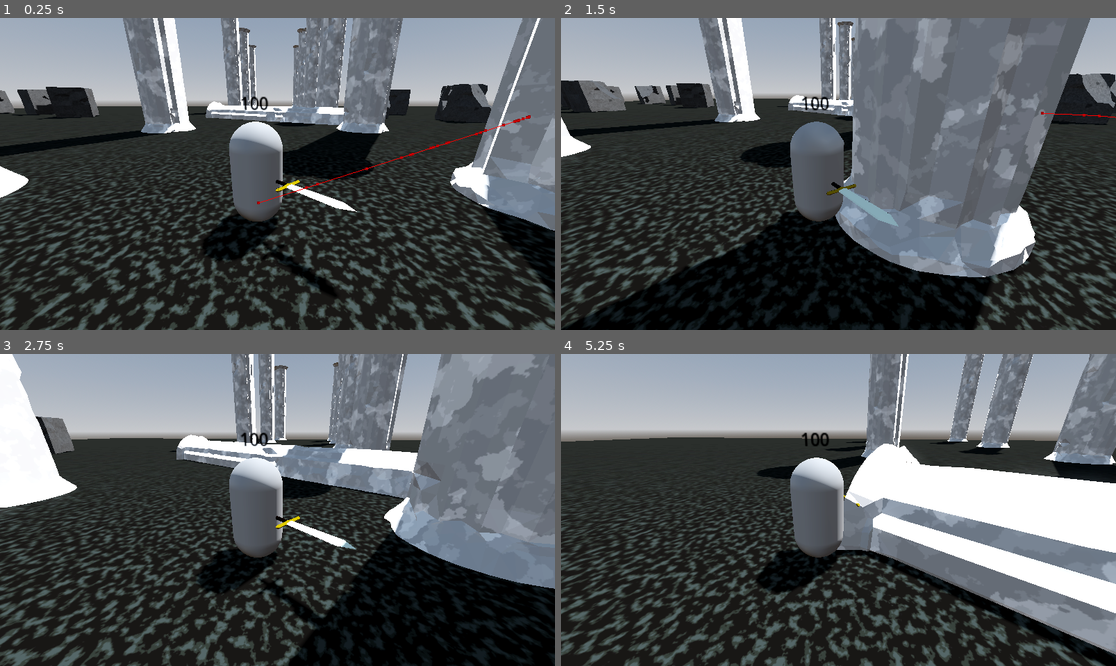
Above: before the commit, frames 1-4 (two rows, left to right).
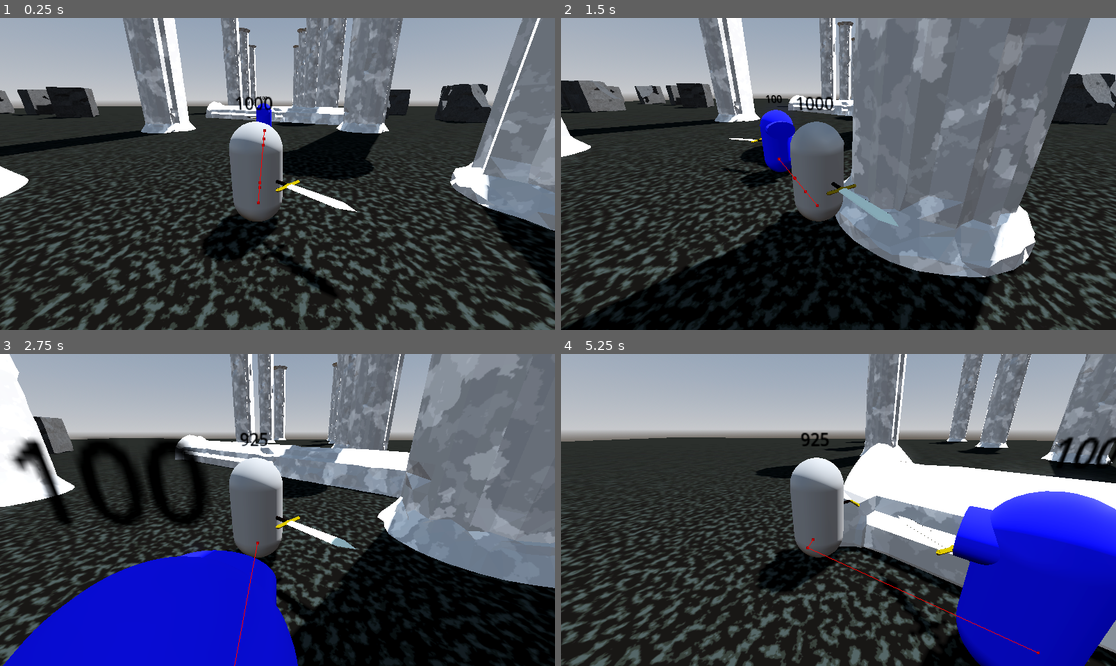
Above: after the commit, the same moments.

Repository: Kelvysb/Jogo_Aulas_Godot3D
Game: Godot game, scene res://Scenes/Stages/main.tscn
Same seed, same stepped clock (60 frames per second), same inputs: the game is played once before the commit and once after it.
Inputs (mouse positions are in pixels of both pictures, inside the frame that each line leads up to):
- Up to frame 1 (0.25 s): no input
- Up to frame 2 (1.5 s): move the mouse to (960, 158) at 0.52 s; hold D (right) 0.53-1.28 s; click (960, 158) at 0.6 s; tap Space (jump) at 0.77 s; move the mouse to (810, 174) at 1.27 s; hold W (up) from 1.28 s (still down); tap Shift (sprint) at 1.35 s
- Up to frame 3 (2.75 s): keep holding W (up); tap Space (jump) at 1.52 s; move the mouse to (288, 503) at 2.02 s; click (288, 503) at 2.1 s
- Up to frame 4 (5.25 s): keep holding W (up); move the mouse to (832, 516) at 2.77 s; tap Shift (sprint) at 2.85, 4.35 s; tap Space (jump) at 3.02, 3.77, 4.52 s; move the mouse to (877, 513) at 3.52 s; click (877, 513) at 3.6 s; move the mouse to (794, 506) at 4.27 s; move the mouse to (844, 510) at 5.02 s; click (844, 510) at 5.1 s

The runs differ from the first frame. In frame 1, 0.6% of the frame differs, in the area x 42-96%, y 24-60%; in frame 2, 1.6%; in frame 3, 33%; in frame 4, 33%, in the area x 0-100%, y 0-100%.

Commit message:
Aula Spawn e ondas

Diff:
--- a/guardiapath/Assets/Shaders/swordMat.tres
+++ b/guardiapath/Assets/Shaders/swordMat.tres
@@ -231,7 +231,6 @@
 
 }
 "
-graph_offset = Vector2(-341.849, 119.758)
 modes/diffuse = 3
 modes/specular = 1
 nodes/fragment/0/position = Vector2(1180, 340)
--- a/guardiapath/Characters/Enemies/Enemy.tscn
+++ b/guardiapath/Characters/Enemies/Enemy.tscn
@@ -20,7 +20,7 @@
 
 [sub_resource type="CapsuleShape3D" id="CapsuleShape3D_5l1ib"]
 
-[node name="Enemy" type="CharacterBody3D"]
+[node name="Enemy" type="CharacterBody3D" groups=["enemy"]]
 script = ExtResource("1_a5hts")
 
 [node name="CollisionShape3D" type="CollisionShape3D" parent="."]
--- a/guardiapath/Characters/Player/player.gd
+++ b/guardiapath/Characters/Player/player.gd
@@ -1,9 +1,12 @@
 extends CharacterBody3D
 class_name Player
 
-@export var Hp : int = 100
+@export var Hp : int = 1000
 @onready var weapon_sword: WeaponSword = $Geometry/WeaponSword
 @onready var hp_label: Label = $SubViewport/Control/HpLabel
+
+func _ready() -> void:
+	hp_label.text = str(Hp)
 
 func DamageTake(value : int):
 	Hp -= value
--- a/guardiapath/Scenes/Components/FollowTarget.tscn
+++ /dev/null
@@ -1,72 +0,0 @@
-[gd_scene load_steps=2 format=3 uid="uid://dqlpwhpx6o5pj"]
-
-[sub_resource type="GDScript" id="GDScript_mbdd4"]
-script/source = "extends NavigationAgent3D
-class_name FollowTarget
-
-@export var Speed = 5.0
-@export var TurnSpeed = 0.3
-
-var target : Node3D
-var isTargetSet : bool = false
-var targetPosition : Vector3 = Vector3.ZERO
-var lastTargetPosition : Vector3 = Vector3.ZERO
-var fixedTarget : bool = false
-
-@onready var parent = get_parent() as CharacterBody3D
-
-func _process(delta: float) -> void:
-	if fixedTarget:
-		go_to_location(targetPosition)
-	else:
-		go_to_location(target.global_position)
-
-	parent.move_and_slide()
-
-func SetFixedTarget(newTarget : Vector3) -> void:
-	target = null
-	targetPosition = newTarget
-	fixedTarget = true
-	isTargetSet = true
-
-func SetTarget(newTarget : Node3D) -> void:
-	target = newTarget
-	targetPosition = Vector3.ZERO
-	fixedTarget = false
-	isTargetSet = true
-
-func ClearTarget() -> void:
-	target = null
-	targetPosition = Vector3.ZERO
-	isTargetSet = false
-
-func go_to_location(targetPosition : Vector3):
-	if not isTargetSet or lastTargetPosition != targetPosition:
-		set_target_position(targetPosition)
-		lastTargetPosition = targetPosition
-		isTargetSet = true
-
-	var lookDir = atan2(-parent.velocity.x, -parent.velocity.z)
-	parent.rotation.y = lerp_angle(parent.rotation.y, lookDir, TurnSpeed)
-
-	if is_navigation_finished():
-		isTargetSet = false
-		return
-
-	var nextPathPosition = get_next_path_position()
-	var currentEnemyPosition = parent.global_position
-	var newVelocity = (nextPathPosition - currentEnemyPosition).normalized() * Speed
-
-	if avoidance_enabled:
-		set_velocity(newVelocity.move_toward(newVelocity, 0.25))
-	else:
-		parent.velocity = newVelocity.move_toward(newVelocity, 0.25)
-
-func _on_velocity_computed(safe_velocity: Vector3) -> void:
-	parent.velocity = parent.velocity.move_toward(safe_velocity, 0.25)
-"
-
-[node name="FollowTarget" type="NavigationAgent3D"]
-script = SubResource("GDScript_mbdd4")
-
-[connection signal="velocity_computed" from="." to="." method="_on_velocity_computed"]
--- /dev/null
+++ b/guardiapath/Scenes/Components/SpawnController.tscn
@@ -0,0 +1,13 @@
+[gd_scene load_steps=3 format=3 uid="uid://ourmqlhdbk0p"]
+
+[ext_resource type="Script" path="res://Scenes/Components/spawn_controller.gd" id="1_bgmkn"]
+[ext_resource type="Script" path="res://addons/3dEnemyToolkit/RandomTarget3D.gd" id="2_56fr6"]
+
+[node name="SpawnController" type="Node3D"]
+script = ExtResource("1_bgmkn")
+
+[node name="RandomTarget3D" type="Node3D" parent="."]
+script = ExtResource("2_56fr6")
+MaxRadius = 50.0
+MaxAngleRange = -360
+MinAngleRange = 360
--- a/guardiapath/Scenes/Components/Vision.tscn
+++ /dev/null
@@ -1,57 +0,0 @@
-[gd_scene load_steps=3 format=3 uid="uid://ckvc7y57n67x6"]
-
-[sub_resource type="GDScript" id="GDScript_ro02j"]
-script/source = "extends Node3D
-class_name Vision
-
-signal GetSight(body : Node3D)
-signal LostSight
-
-@export var Enabled : bool = true
-@export var LookUpGroup : String = \"player\"
-
-var target : Node3D
-@onready var parent : Node3D = get_parent()
-@onready var vision: Area3D = $Vision
-
-func _process(delta: float) -> void:
-	if not Enabled:
-		return
-
-	if target:
-		if not CheckSight(target):
-			target = null
-			emit_signal(\"LostSight\")
-	else:
-		CheckOverlaping()
-
-
-func CheckSight(sightTarget : Node3D) -> bool:
-	var space = get_world_3d().direct_space_state
-	var query = PhysicsRayQueryParameters3D.create(parent.global_position, sightTarget.global_position)
-	var collision = space.intersect_ray(query)
-	if collision:
-		if collision.collider == sightTarget:
-			return true
-	return false
-
-func CheckOverlaping():
-	var overlapingBodies = vision.get_overlapping_bodies()
-	var targetOverlap = overlapingBodies.filter(func(item : Node3D) : return item.is_in_group(LookUpGroup))
-	if len(targetOverlap) > 0:
-		if CheckSight(targetOverlap[0]):
-			target = targetOverlap[0]
-			emit_signal(\"GetSight\", target)
-
-"
-
-[sub_resource type="ConvexPolygonShape3D" id="ConvexPolygonShape3D_4155j"]
-points = PackedVector3Array(0, 0, 0, 5, 0, -1, 15, 0, -50, -5, 0, -1, -15, 0, -50, 5, 5, -1, 15, 5, -50, -5, 5, -1, -15, 5, -50)
-
-[node name="Vision" type="Node3D"]
-script = SubResource("GDScript_ro02j")
-
-[node name="Vision" type="Area3D" parent="."]
-
-[node name="CollisionShape3D" type="CollisionShape3D" parent="Vision"]
-shape = SubResource("ConvexPolygonShape3D_4155j")
--- a/guardiapath/Scenes/Components/WalkAround.tscn
+++ /dev/null
@@ -1,35 +0,0 @@
-[gd_scene load_steps=4 format=3 uid="uid://dg1qfggs0o0ct"]
-
-[sub_resource type="GDScript" id="GDScript_eq1tj"]
-script/source = "extends Node3D
-class_name WalkAround
-
-@onready var target_arm: SpringArm3D = $TargetArm
-@onready var target: Marker3D = $TargetArm/Target
-
-func GetNextPoint() -> Vector3:
-	randomize()
-	var angle = deg_to_rad(randi_range(-120, 120))
-	var distance = randf_range(1 , 10)
-	rotation.y = angle
-	target_arm.spring_length = distance
-	return target.global_position
-"
-
-[sub_resource type="StandardMaterial3D" id="StandardMaterial3D_1iqxv"]
-albedo_color = Color(1, 0, 0, 1)
-
-[sub_resource type="SphereMesh" id="SphereMesh_axpax"]
-material = SubResource("StandardMaterial3D_1iqxv")
-
-[node name="WalkAround" type="Node3D"]
-script = SubResource("GDScript_eq1tj")
-
-[node name="TargetArm" type="SpringArm3D" parent="."]
-
-[node name="Target" type="Marker3D" parent="TargetArm"]
-
-[node name="MeshInstance3D" type="MeshInstance3D" parent="TargetArm/Target"]
-transform = Transform3D(0.512045, 0, 0, 0, 0.512045, 0, 0, 0, 0.512045, 0, 0, 0)
-visible = false
-mesh = SubResource("SphereMesh_axpax")
--- /dev/null
+++ b/guardiapath/Scenes/Components/spawn_controller.gd
@@ -0,0 +1,22 @@
+extends Node3D
+class_name SpawnController
+
+@export var WaveCount : int = 8
+@export var WaveEnemyCount : Array[int] = [1, 2, 3, 5, 8, 13, 21, 34]
+@export var Enemy : String = ""
+@export var EnemyGroup : String = ""
+
+@onready var random_target_3d: RandomTarget3D = $RandomTarget3D
+
+var currentWave : int = -1
+
+func _process(delta: float) -> void:
+	if currentWave <= (WaveCount - 1):
+		var currentEnemies = get_tree().get_nodes_in_group(EnemyGroup)
+		if len(currentEnemies) <= 0:
+			currentWave += 1
+			for index in range(WaveEnemyCount[currentWave]):
+				var point = random_target_3d.GetNextPoint()
+				var instance = load(Enemy).instantiate()
+				get_parent().add_child(instance)
+				instance.global_position = point
--- /dev/null
+++ b/guardiapath/Scenes/SpawnController.tscn
@@ -0,0 +1,13 @@
+[gd_scene load_steps=3 format=3 uid="uid://c0j620tuqrk01"]
+
+[ext_resource type="Script" path="res://Scenes/Components/spawn_controller.gd" id="1_7yf0k"]
+[ext_resource type="Script" path="res://addons/3dEnemyToolkit/RandomTarget3D.gd" id="2_2yn3w"]
+
+[node name="SpawnController" type="Node3D"]
+script = ExtResource("1_7yf0k")
+
+[node name="RandomTarget3D" type="Node3D" parent="."]
+script = ExtResource("2_2yn3w")
+MaxRadius = 100.0
+MaxAngleRange = -360
+MinAngleRange = 360
--- a/guardiapath/Scenes/Stages/main.tscn
+++ b/guardiapath/Scenes/Stages/main.tscn
@@ -7,7 +7,7 @@
 [ext_resource type="PackedScene" uid="uid://dtoinm4yqeep6" path="res://Assets/Models/Ruins/cube_2.tscn" id="3_ex7lq"]
 [ext_resource type="PackedScene" uid="uid://bdjke76f0nvm5" path="res://Assets/Models/Ruins/pillar_2.tscn" id="6_bb4tj"]
 [ext_resource type="PackedScene" uid="uid://dvdbga2ch5lnc" path="res://Assets/Models/Ruins/pillar_3.tscn" id="7_w4opm"]
-[ext_resource type="PackedScene" uid="uid://roan0grmllys" path="res://Characters/Enemies/Enemy.tscn" id="8_pbl7h"]
+[ext_resource type="PackedScene" uid="uid://ourmqlhdbk0p" path="res://Scenes/Components/SpawnController.tscn" id="8_d4gx6"]
 
 [sub_resource type="ProceduralSkyMaterial" id="ProceduralSkyMaterial_avpiw"]
 sky_horizon_color = Color(0.64625, 0.65575, 0.67075, 1)
@@ -283,5 +283,7 @@
 [node name="Pillar17" parent="NavigationRegion3D/Map/Ruins" instance=ExtResource("7_w4opm")]
 transform = Transform3D(2, 0, 0, 0, 2, 0, 0, 0, 2, -9.50413, 0.015873, 22.1208)
 
-[node name="Enemy" parent="." instance=ExtResource("8_pbl7h")]
-transform = Transform3D(1, 0, 0, 0, 1, 0, 0, 0, 1, 32.3258, 2.13704, -22.9061)
+[node name="SpawnController" parent="." instance=ExtResource("8_d4gx6")]
+transform = Transform3D(1, 0, 0, 0, 1, 0, 0, 0, 1, 0, 1.42929, -11.6971)
+Enemy = "res://Characters/Enemies/Enemy.tscn"
+EnemyGroup = "enemy"
